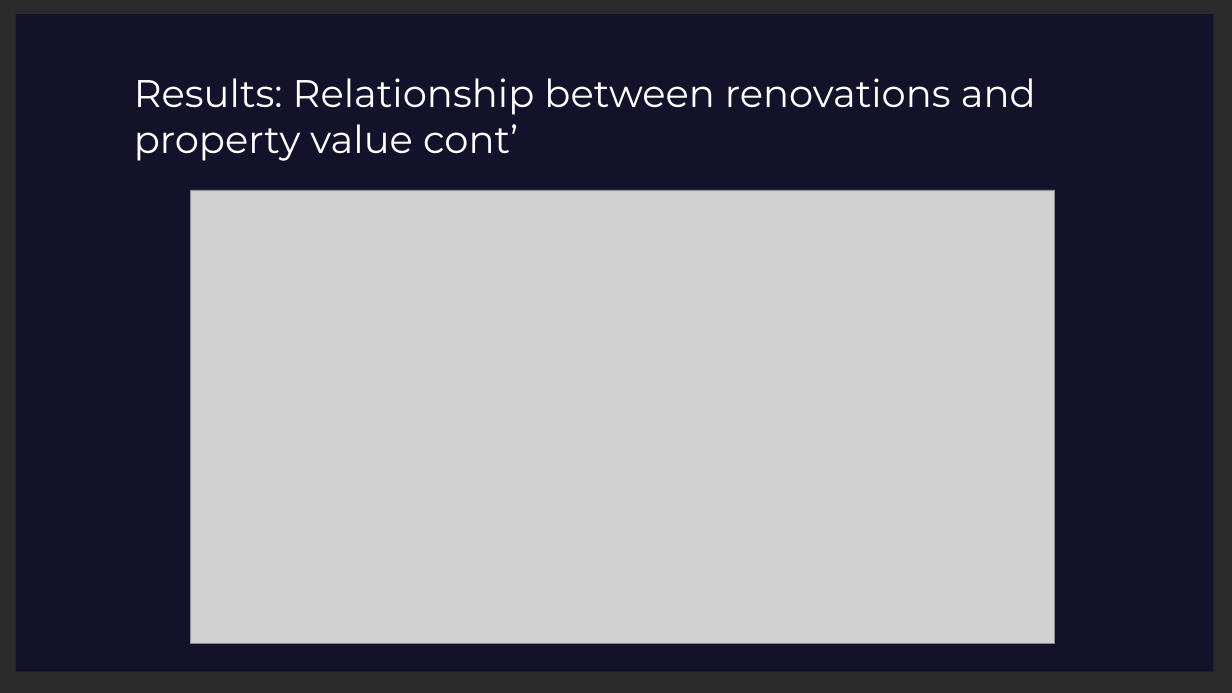
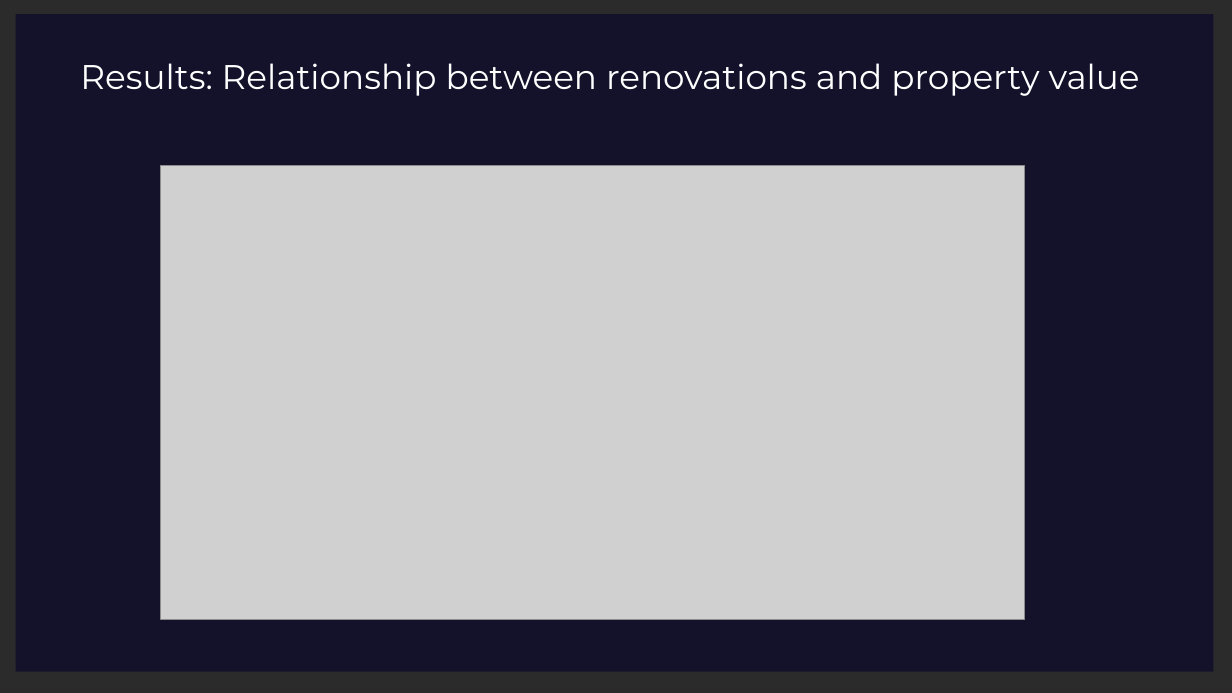
Before and after one commit to Leila-Nyambura/king-county-house-price-prediction-LRM, a slide deck: slide 19 of Northwestern-County-Homes-Regression-Modelling-Project-Presentation.pptx. Drawn at 1232x693 pixels with LibreOffice and Linux fonts; fonts in the diff are those of the drawing; grey boxes stand for pictures; background and template pictures are left out; a plain dark background stands for a picture behind light text. Boxes give left, top, right and bottom in pixels: in the first picture for what was removed or moved away, otherwise in the second. Text is boxed around its words. In the diff, an @@ line names an element or a change of style, - is before the commit and + after.

```diff
--- a/Northwestern-County-Homes-Regression-Modelling-Project-Presentation.pptx
+++ b/Northwestern-County-Homes-Regression-Modelling-Project-Presentation.pptx
@@ text at box(80, 63, 1140, 96): text changed; size 36 to 32 pt @@
-Results: Relationship between renovations and property value cont’
+Results: Relationship between renovations and property value
@@ picture: place and size @@
-picture at box(191, 190, 1055, 644)
+picture at box(161, 166, 1025, 619)
```
Also in this commit, not shown: 23 other slides changed, 3 slides removed, 1 other file.
